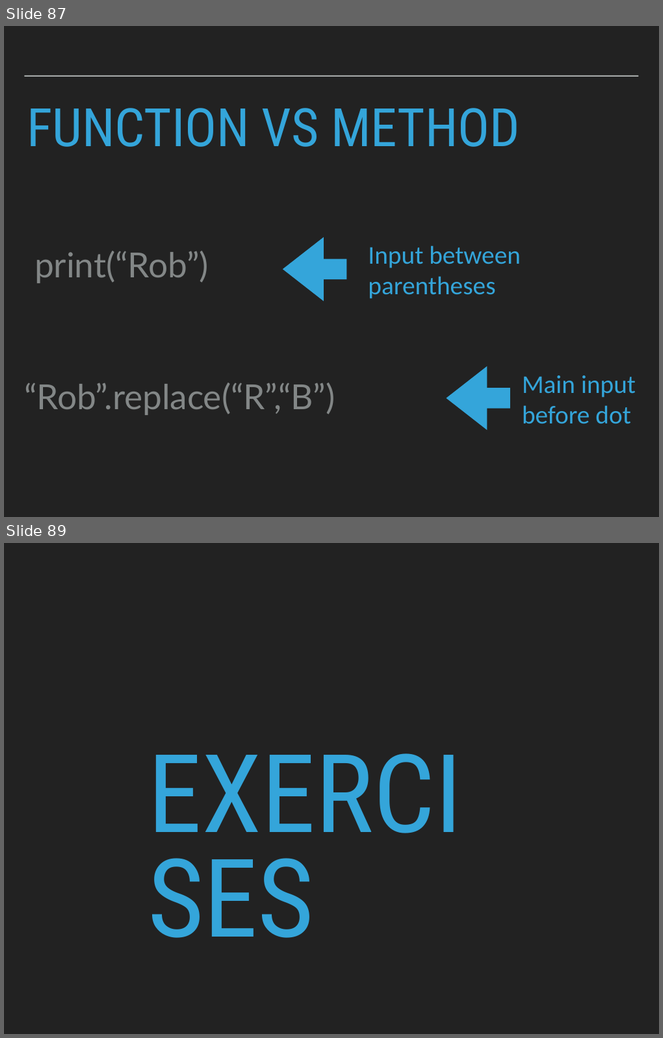
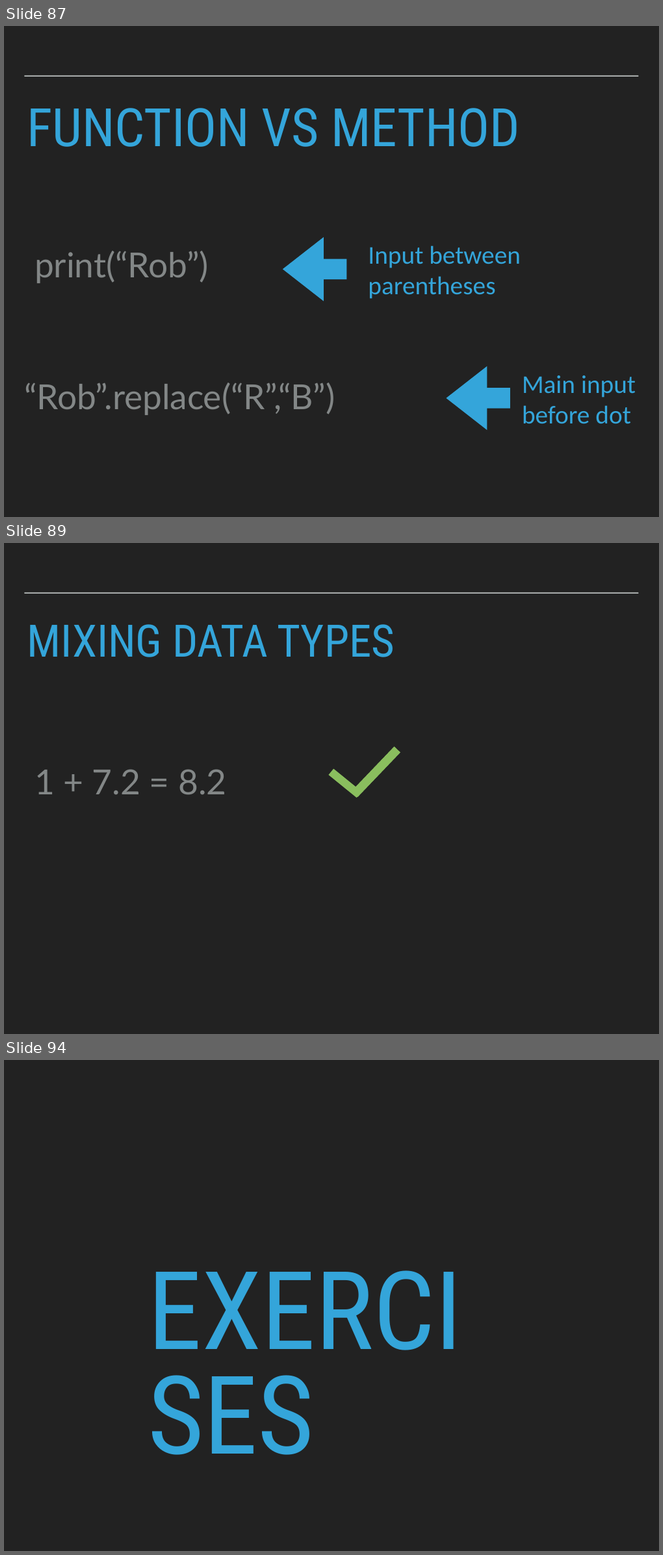
Before and after one commit to robcarrington/Week1_PythonForDataScience, a slide deck: Session1_Slides.pptx. Shown one above the other, each under a label of ours: slides 87 and 89 before the commit, slides 87, 89 and 94 after it; the slides between them are not shown. The pictures are 663x1038 and 663x1555 pixels, drawn with LibreOffice and Linux fonts; fonts in the diff are those of the drawing. Boxes give left, top, right and bottom in pixels: in the first picture for what was removed or moved away, otherwise in the second. Text is boxed around its words. In the diff, an @@ line names an element or a change of style, - is before the commit and + after.

```diff
--- a/Session1_Slides.pptx
+++ b/Session1_Slides.pptx
@@ slide 89 added at (4,543,659,1034), background #222222; not listed: 1 template element that a slide beside it also shows @@
@@ title added at (27,624,395,657), 70 pt, text #34A5DA @@
+MIXING DATA TYPES
@@ rectangle added at (352,746,400,797), fill #8ABE5E @@
@@ text added at (35,769,226,795), 54 pt, text #838787 @@
+1 + 7.2 = 8.2
@@ rectangle added at (329,769,362,798), fill #8ABE5E @@
@@ what was slide 89 is now slide 94 @@
```
Also in this commit, not shown: 1 slide changed, 4 other slides added, 4 other files.
